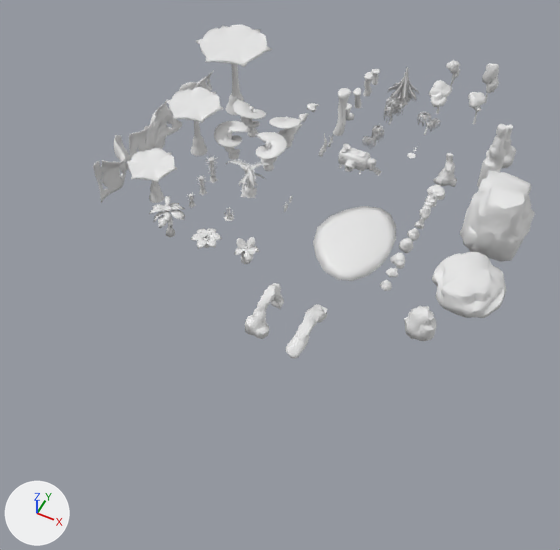
A saved change to the FBX model Assets/Models/3dAssets.fbx.
The view is the same before and after, from a 50 mm lens placed at (58.5, -130.8, 125.2), pointed at (7.8, -29.4, -1.5). Every picture has the same lights, and +X, +Y and +Z are marked at lower left. The first picture is the older version. Where no turn or scale is listed for an object, it has been applied to the vertices.

Before the edit, the objects in view are built like this:
```python
me_cube_007 = bpy.data.meshes.new('Cube.007')
me_cube_007.from_pydata(...)  # 428 vertices, 422 faces; spans x -4.36..4.11, y -4.16..4.44, z -0.21..8.56
me_cube_007.materials.append(mat_rain)  # white #e7e7e7
me_cube_148 = bpy.data.meshes.new('Cube.148')
me_cube_148.from_pydata(...)  # 295 vertices, 456 faces; spans x -7.3..7.4, y -8.0..9.0, z -7.9..9.4
me_cube_148.materials.append(mat_rain)  # white #e7e7e7
me_cylinder_058 = bpy.data.meshes.new('Cylinder.058')
me_cylinder_058.from_pydata(...)  # 128 vertices, 250 faces; spans x -3.24..3.53, y -2.61..3.06, z -4.54..4.93
me_cylinder_058.materials.append(mat_rain)  # white #e7e7e7
ob_helx_tree_1r = bpy.data.objects.new('Helx Tree 1R', me_cube_007)
ob_helx_tree_1r.location = (-20.0, 0.0, 0.0)
ob_largerock1 = bpy.data.objects.new('LargeRock1', me_cylinder_058)
ob_largerock1.location = (40.0, -30.0, 0.0)
ob_rockcliff = bpy.data.objects.new('RockCliff', me_cube_148)
ob_rockcliff.location = (46.0, 4.0, 4.1)
# also in view: 'Helx Tree 2R' at (-20.1, 9.0, 4.4); 'Table Tree 2Medium' at (-30.0, 0.0, 5.5); 'LargeRock2' at (45.8, -15.6, 1.6); 'RockPillar2' at (40.0, 19.7, 6.7); 'Platform' at (18.5, -14.0, -0.7)
```
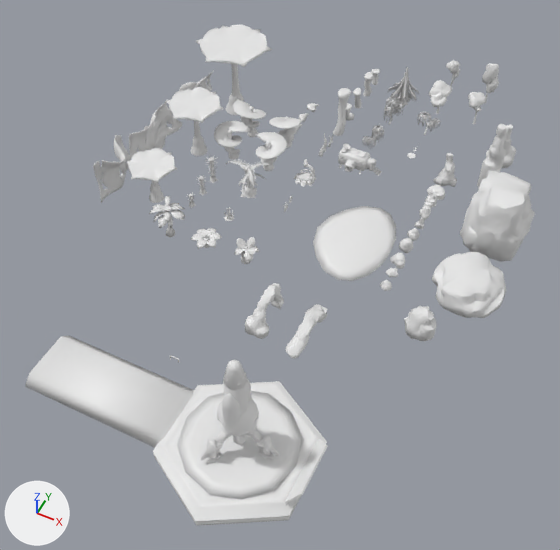
Location of each change, (x1, y1, x2, y2) in pixels of the pictures (560 x 550 px):
'Rocket Pad', added: after (153, 381, 327, 526)
'Rocket Pad Bridge', added: after (25, 335, 194, 448)
'Spaceship', added: after (201, 360, 279, 463)
'Rocket Pad Rim', added: after (285, 438, 328, 504)
'Teleporter', added: after (294, 159, 316, 187)

What changed in the scene script:
```text
Add me_cube_063:
    me_cube_063.from_pydata([(-16.0, -7.0, -1.0), (-16.0, -5.0, 1.0), (-16.0, 7.0, -1.0), (-16.0, 5.0, 1.0), (16.0, -7.0, -1.0), (16.0, -5.0, 1.0), (16.0, 7.0, -1.0), (16.0, 5.0, 1.0)], [], [(0, 1, 3, 2), (2, 3, 7, 6), (6, 7, 5, 4), (4, 5, 1, 0), (2, 6, 4, 0), (7, 3, 1, 5)])
    me_cube_063.materials.append(mat_manmade)  # white #e7e7e7
Add me_sphere_001:
    me_sphere_001.from_pydata(...)  # 2592 vertices, 2418 faces; spans x -4.2..7.9, y -6.9..6.9, z 0.0..24.4
    me_sphere_001.materials.append(mat_manmade)  # white #e7e7e7
Add me_cylinder_086:
    me_cylinder_086.from_pydata(...)  # 354 vertices, 297 faces; spans x -2.6..2.5, y -2.69..2.69, z 0.0..6.0
    me_cylinder_086.materials.append(mat_manmade)  # white #e7e7e7
Add me_cube_062_1:
    me_cube_062_1.from_pydata([(12.44, -7.0, 0.9), (14.78, -5.25, 3.16), (12.44, 7.0, 0.9), (14.78, 5.25, 3.16), (12.79, -7.0, 0.55), (15.05, -5.25, 2.89), (12.79, 7.0, 0.55), (15.05, 5.25, 2.89)], [], [(0, 1, 3, 2), (2, 3, 7, 6), (6, 7, 5, 4), (4, 5, 1, 0), (2, 6, 4, 0), (7, 3, 1, 5)])
    me_cube_062_1.materials.append(mat_manmade)  # white #e7e7e7
Add me_cylinder_084:
    me_cylinder_084.from_pydata(...)  # 84 vertices, 86 faces; spans x -13.9..13.9, y -16.0..16.0, z -3.2..1.0
    me_cylinder_084.materials.append(mat_manmade)  # white #e7e7e7
Add ob_rocket_pad_bridge:
    ob_rocket_pad_bridge = bpy.data.objects.new('Rocket Pad Bridge', me_cube_063)
    ob_rocket_pad_bridge.location = (-8.0, -70.0, -1.5)
Add ob_spaceship:
    ob_spaceship = bpy.data.objects.new('Spaceship', me_sphere_001)
    ob_spaceship.location = (20.0, -70.0, 0.0)
Add ob_teleporter:
    ob_teleporter = bpy.data.objects.new('Teleporter', me_cylinder_086)
    ob_teleporter.location = (0.0, 0.0, 0.0)
Add ob_rocket_pad_rim:
    ob_rocket_pad_rim = bpy.data.objects.new('Rocket Pad Rim', me_cube_062_1)
    ob_rocket_pad_rim.location = (20.0, -70.0, -1.0)
Add ob_rocket_pad:
    ob_rocket_pad = bpy.data.objects.new('Rocket Pad', me_cylinder_084)
    ob_rocket_pad.location = (20.0, -70.0, -1.0)
```
